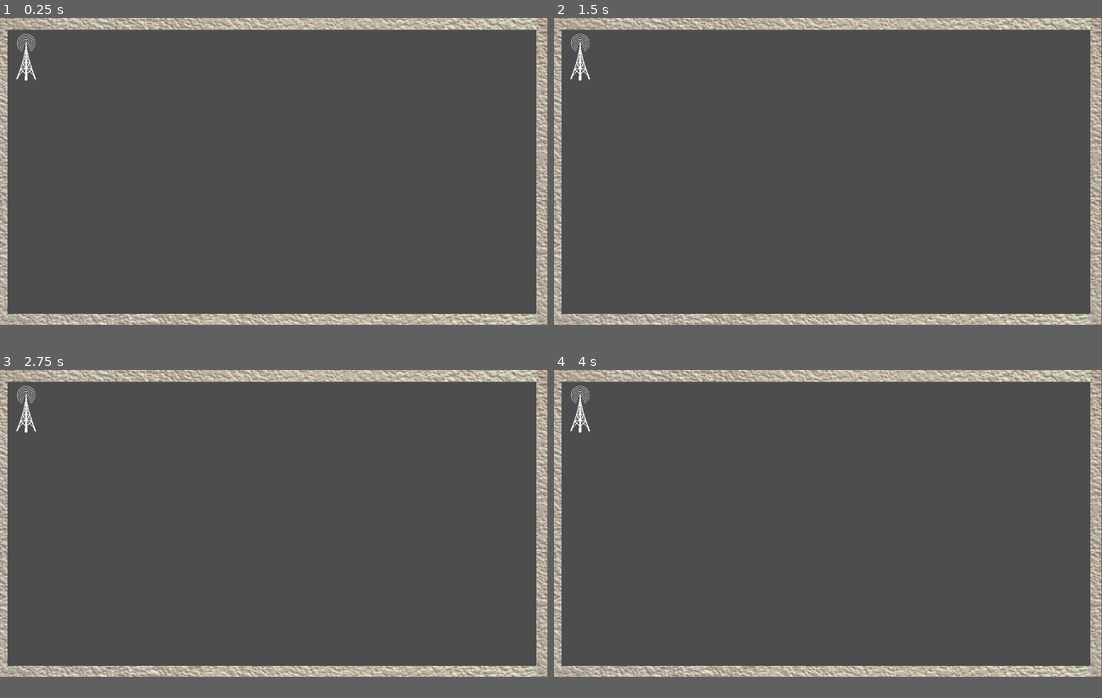
Above: before the commit, frames 1-4 (two rows, left to right).
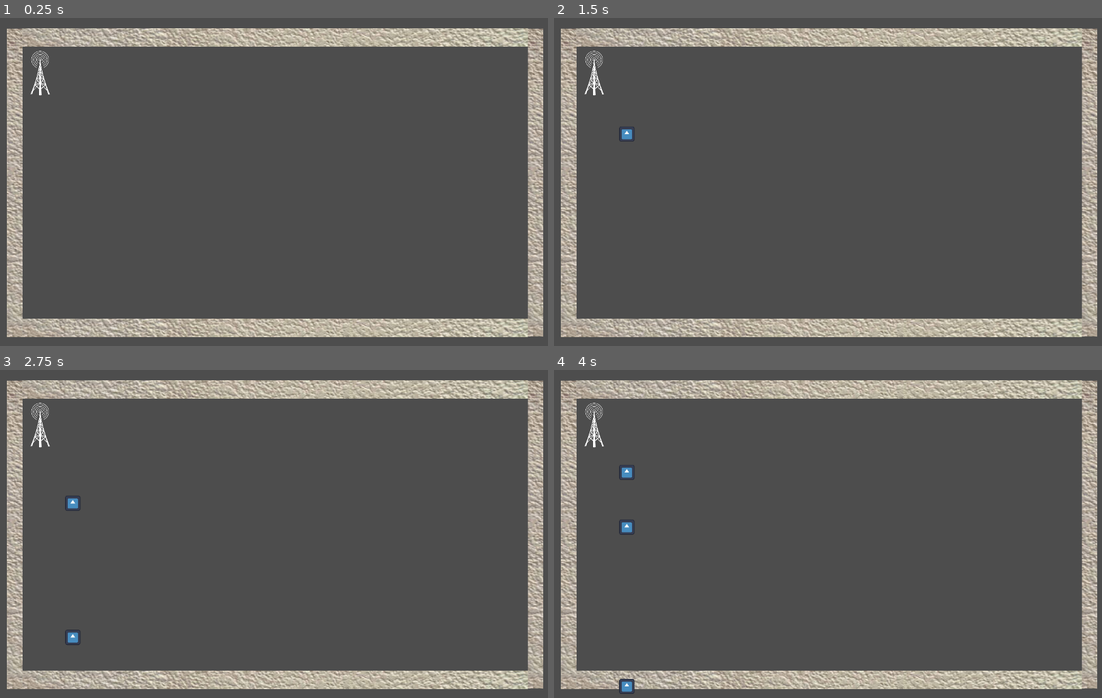
Above: after the commit, the same moments.

Repository: ryupold/ld59
Game: Godot game, scene res://scenes/test_sender.tscn
The game is run twice, just before and just after one commit, with the same random seed, the same clock (stepped at 60 frames per second) and the same inputs. The engine's default icon, where the game draws it, is replaced by a stand-in: a white triangle on a blue panel in a dark square.
Inputs:
- Up to frame 1 (0.25 s): no input
- Up to frame 2 (1.5 s): tap Enter at 0.5 s; tap Space at 1.25 s
- Up to frame 3 (2.75 s): no input
- Up to frame 4 (4 s): no input
In our replay, the window is 799x449 before the commit and 800x480 after it. These sizes can differ from the game's own. Grey fills any space a smaller window leaves; there, only what the larger window draws over its background counts as a difference.

The runs differ from the first frame. In frame 1, 20% of the frame differs, in the area x 0-100%, y 0-98%; in frame 2, 21%; in frame 3, 21%; in frame 4, 21%.

Commit message:
update viewport and fix scale

Diff:
--- a/ld59-game/entities/sender/sender.gd
+++ b/ld59-game/entities/sender/sender.gd
@@ -1,6 +1,8 @@
 extends Node2D
 
+@export var packetScene: PackedScene = preload("res://entities/packet/packet.tscn")
+
 func _on_packet_creation_timer_timeout():
-	var packet := Packet.new()
+	var packet := packetScene.instantiate()
 	packet.position = position
 	add_child(packet)
--- a/ld59-game/project.godot
+++ b/ld59-game/project.godot
@@ -19,6 +19,11 @@
 
 GameState="*uid://yyu8upgdagvb"
 
+[display]
+
+window/size/viewport_width=1280
+window/size/viewport_height=768
+
 [dotnet]
 
 project/assembly_name="LD59"
--- a/ld59-game/scenes/test_sender.tscn
+++ b/ld59-game/scenes/test_sender.tscn
@@ -4,7 +4,7 @@
 [ext_resource type="PackedScene" uid="uid://d0cuiwxuevfh" path="res://entities/sender/sender.tscn" id="2_mv1ug"]
 
 [node name="TestSender" type="Node2D" unique_id=324347188]
-scale = Vector2(0.25937095, 0.25937095)
+position = Vector2(3, 0)
 
 [node name="Walls" type="Node2D" parent="." unique_id=1677494826]
 scale = Vector2(0.11648584, 0.10750823)
@@ -45,4 +45,5 @@
 position = Vector2(277.5947, 400.97012)
 
 [node name="Camera2D" type="Camera2D" parent="." unique_id=666938385]
-position = Vector2(2286.3008, 1330.1412)
+position = Vector2(2264, 1327)
+zoom = Vector2(0.275, 0.275)
